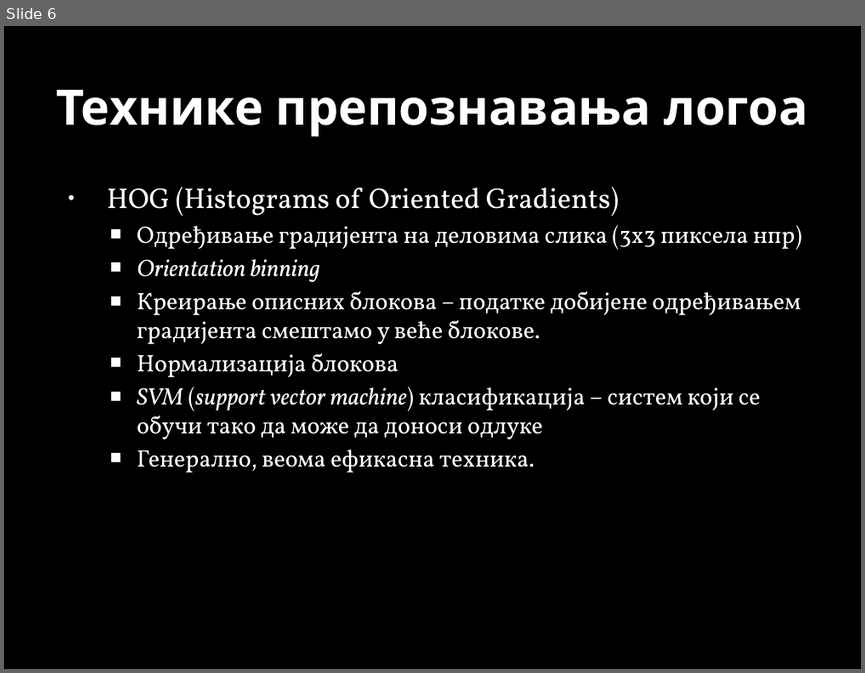
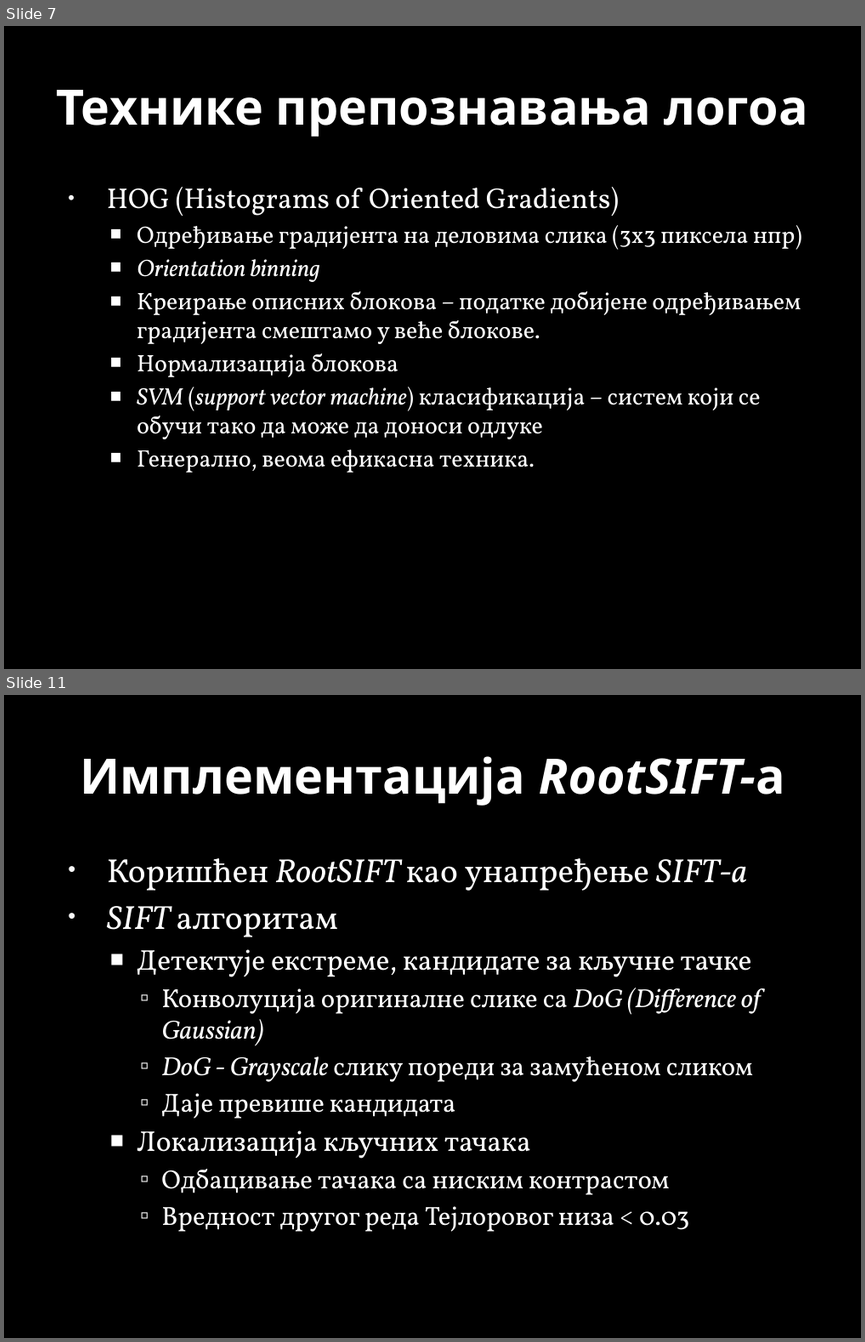
Before and after one commit to MarkoSavija/projekat_Soft_Computing, a slide deck: Car Logo Tracker.pptx. Shown one above the other, each under a label of ours: slide 6 before the commit, slides 7 and 11 after it; the slides between them are not shown. The pictures are 865x673 and 865x1342 pixels, drawn with LibreOffice and Linux fonts; fonts in the diff are those of the drawing; background and template pictures are left out. Boxes give left, top, right and bottom in pixels: in the first picture for what was removed or moved away, otherwise in the second. Text is boxed around its words. In the diff, an @@ line names an element or a change of style, - is before the commit and + after.

```diff
--- a/Car Logo Tracker.pptx
+++ b/Car Logo Tracker.pptx
@@ slide 11 added at (4, 695, 861, 1338), background picture (left out) @@
@@ title added at (80, 756, 785, 805), 41 pt, text #FFFFFF, bold @@
+Имплементација RootSIFT-a
@@ text added at (107, 858, 760, 1231), 22 pt, text #FFFFFF @@
+• Коришћен RootSIFT као унапређење SIFT-a
+• SIFT алгоритам
+  ■ Детектује екстреме, кандидате за кључне тачке
+    ▫ Конволуција оригиналне слике са DoG (Difference of Gaussian)
+    ▫ DoG - Grayscale слику пореди за замућеном сликом
+    ▫ Даје превише кандидата
+  ■ Локализација кључних тачака
+    ▫ Одбацивање тачака са ниским контрастом
+    ▫ Вредност другог реда Тејлоровог низа < 0.03
@@ what was slide 6 is now slide 7 @@
```
Also in this commit, not shown: 6 slides changed, 13 other slides added, 3 slides removed, 12 other files.
